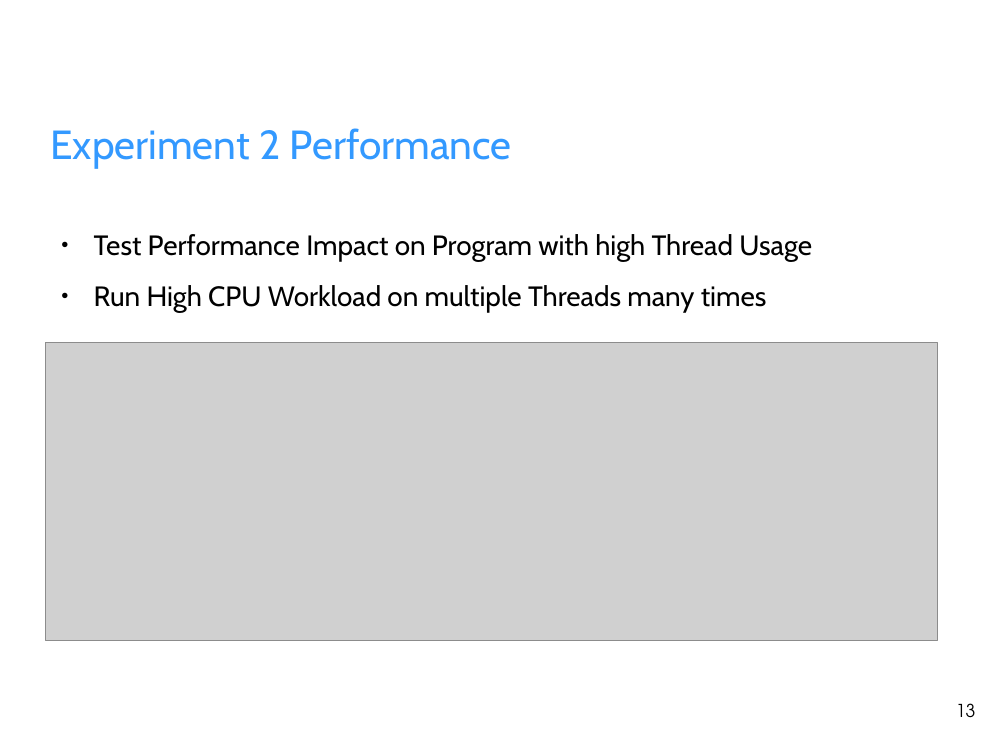
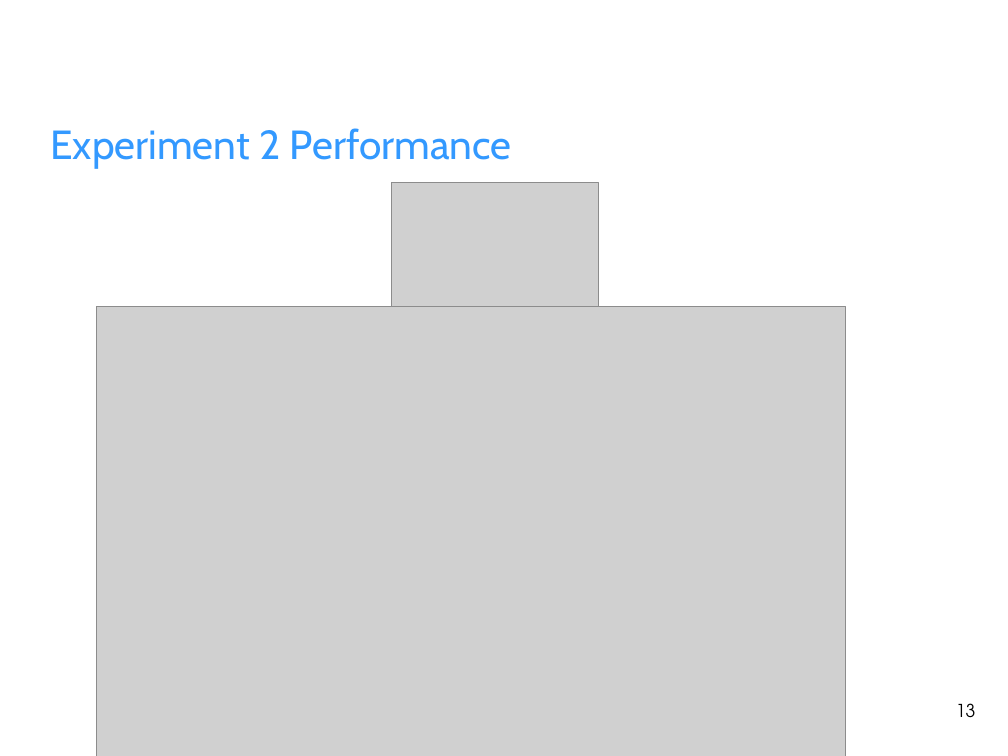
Before and after one commit to fhilprec/HardwareMonitoring, a slide deck: slide 13 of ProjectPresentation.odp. Drawn at 1008x756 pixels with LibreOffice and Linux fonts; fonts in the diff are those of the drawing; grey boxes stand for pictures; background and template pictures are left out. Boxes give left, top, right and bottom in pixels: in the first picture for what was removed or moved away, otherwise in the second. Text is boxed around its words. In the diff, an @@ line names an element or a change of style, - is before the commit and + after.

```diff
--- a/ProjectPresentation.odp
+++ b/ProjectPresentation.odp
@@ picture added at (391, 184, 595, 305) @@
@@ picture added at (391, 183, 599, 306) @@
@@ text removed at (94, 234, 812, 313) @@
-● Test Performance Impact on Program with high Thread Usage
-● Run High CPU Workload on multiple Threads many times
@@ picture: place and size @@
-picture at (46, 343, 938, 640)
+picture at (96, 306, 846, 756)
```
Also in this commit, not shown: 1 other slide changed, 2 slides added, 2 slides removed.
